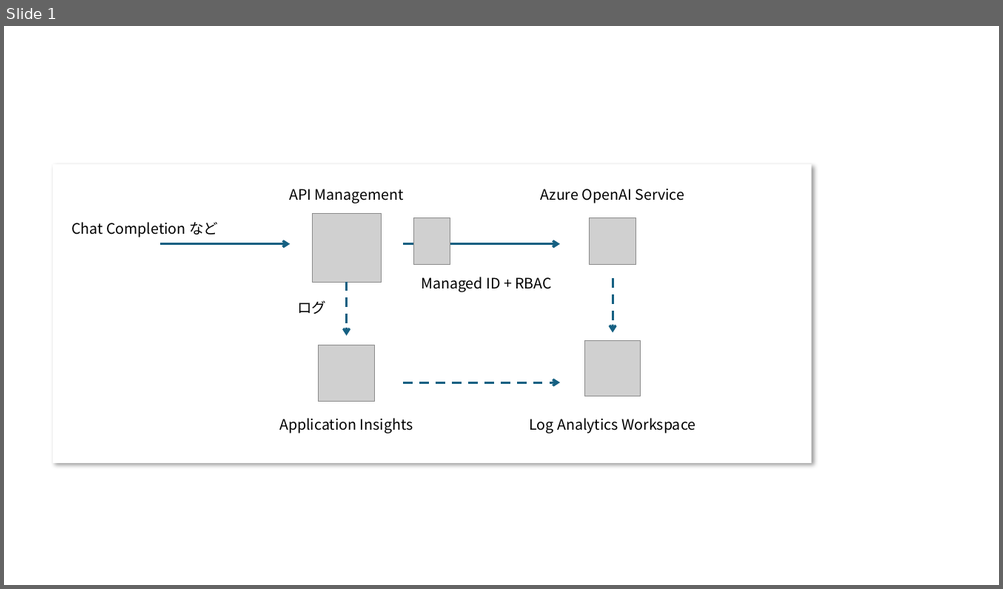
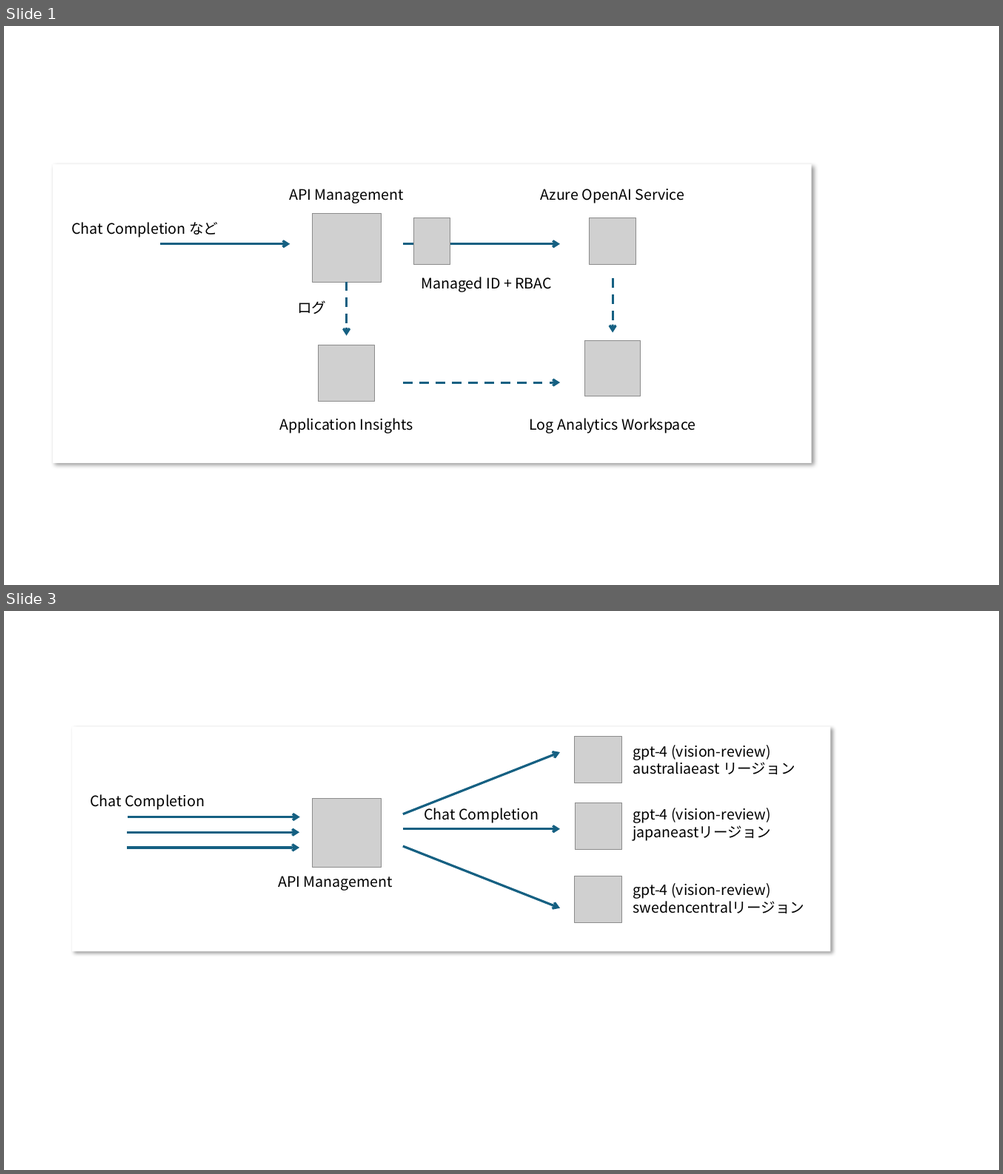
Before and after one commit to ayuina/ainaba-csa-blog, a slide deck: apim-aoai-pattern/images/figures.pptx. Shown one above the other, each under a label of ours: slide 1 before the commit, slides 1 and 3 after it; the slides between them are not shown. The pictures are 1003x589 and 1003x1174 pixels, drawn with LibreOffice and Linux fonts; fonts in the diff are those of the drawing; grey boxes stand for pictures. Boxes give left, top, right and bottom in pixels: in the first picture for what was removed or moved away, otherwise in the second. Text is boxed around its words. In the diff, an @@ line names an element or a change of style, - is before the commit and + after.

```diff
--- a/apim-aoai-pattern/images/figures.pptx
+++ b/apim-aoai-pattern/images/figures.pptx
@@ slide 3 added at <box>4,611,999,1170</box>, background #FFFFFF @@
@@ rectangle added at <box>72,726,831,951</box>, fill #FFFFFF @@
@@ picture added at <box>575,736,622,783</box> @@
@@ arrow added from (403, 815) to (560, 752), #156082 2.25 pt @@
@@ text added at <box>632,745,795,775</box>, 14 pt, text #000000 @@
+gpt-4 (vision-review)
+australiaeast リージョン
@@ text added at <box>90,795,205,810</box>, 14 pt, text #000000 @@
+Chat Completion
@@ picture added at <box>312,798,381,867</box> @@
@@ text added at <box>424,805,538,823</box>, 14 pt, text #000000 @@
+Chat Completion
@@ picture added at <box>575,803,622,850</box> @@
@@ text added at <box>632,808,771,841</box>, 14 pt, text #000000 @@
+gpt-4 (vision-review)
+japaneastリージョン
@@ arrow added from (127, 832) to (299, 832), #156082 2.25 pt @@
@@ arrow added from (128, 817) to (300, 817), #156082 2.25 pt @@
@@ arrow added from (403, 829) to (560, 829), #156082 2.25 pt @@
@@ arrow added from (127, 848) to (299, 848), #156082 2.25 pt @@
@@ arrow added from (403, 847) to (560, 908), #156082 2.25 pt @@
@@ text added at <box>278,876,392,891</box>, 14 pt, text #000000 @@
+API Management
@@ picture added at <box>575,877,622,923</box> @@
@@ text added at <box>632,883,804,914</box>, 14 pt, text #000000 @@
+gpt-4 (vision-review)
+swedencentralリージョン
```
Also in this commit, not shown: 1 slide changed, 8 other files.
